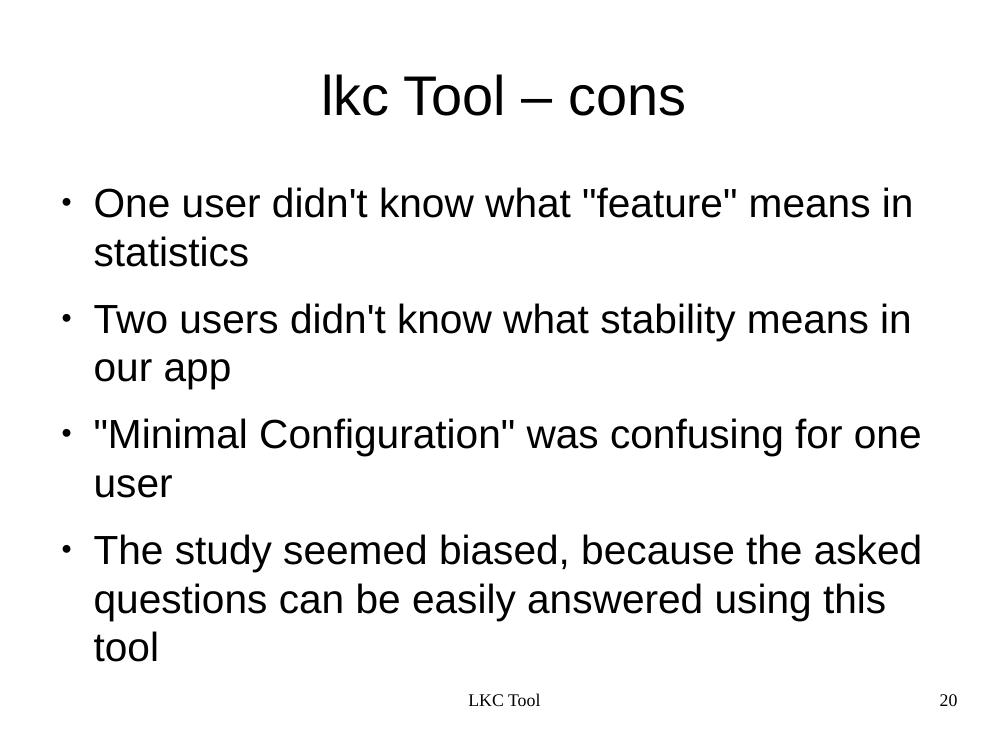
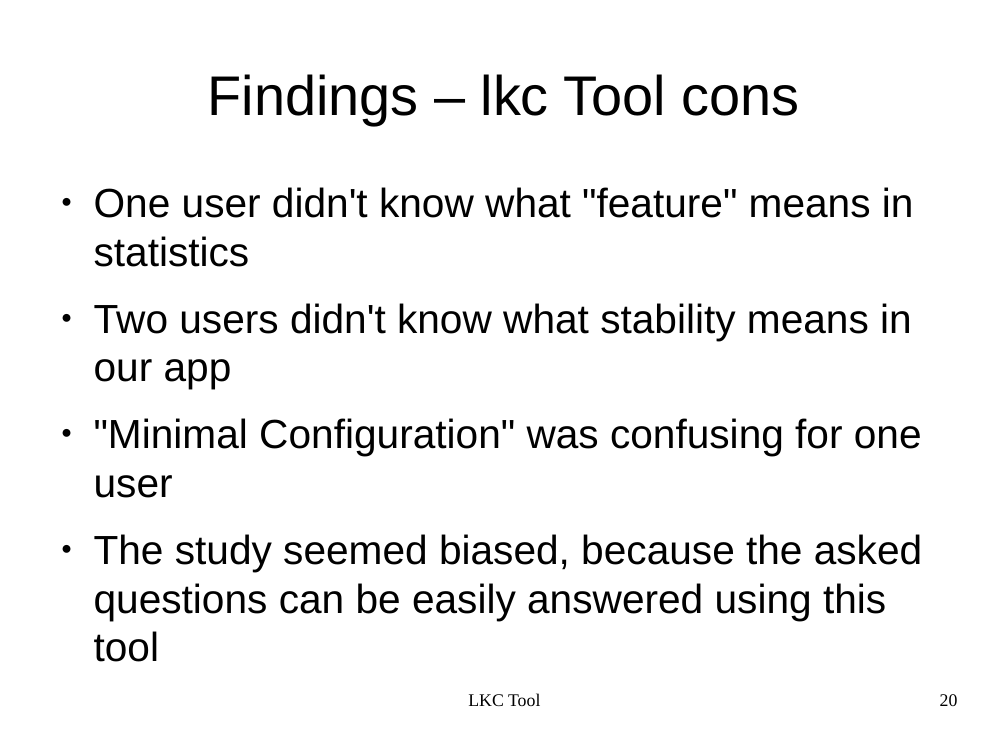
Before and after one commit to kbak/lkc, a slide deck: slide 20 of presentation/lkc.odp. Drawn at 1008x756 pixels with LibreOffice and Linux fonts; fonts in the diff are those of the drawing. Boxes give left, top, right and bottom in pixels: in the first picture for what was removed or moved away, otherwise in the second. Text is boxed around its words. In the diff, an @@ line names an element or a change of style, - is before the commit and + after.

```diff
--- a/presentation/lkc.odp
+++ b/presentation/lkc.odp
@@ title at (208, 74, 799, 125): text changed @@
-lkc Tool – cons
+Findings – lkc Tool cons
```
Also in this commit, not shown: 5 other slides changed, 1 slide added, 1 other file.
